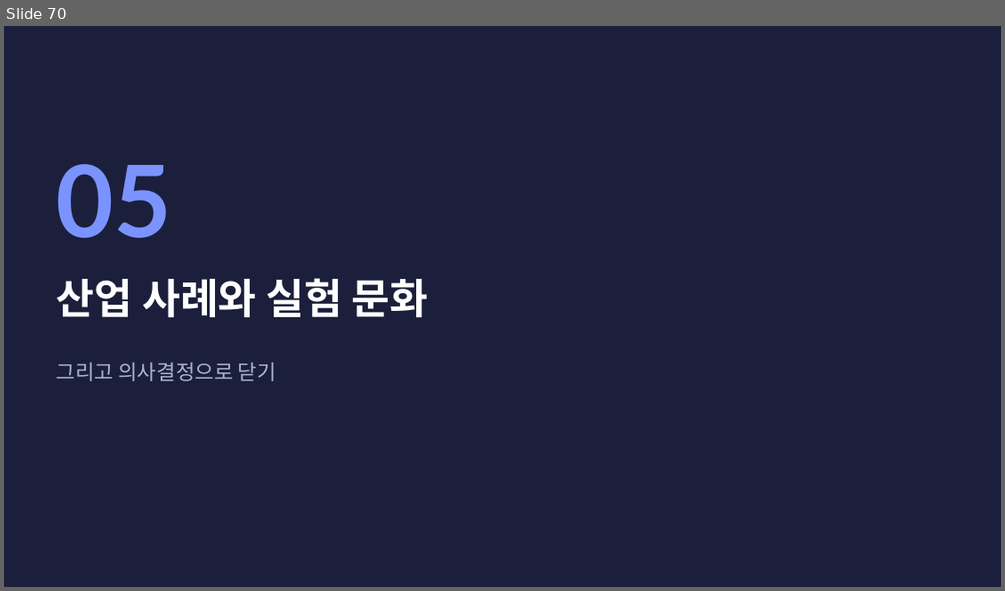
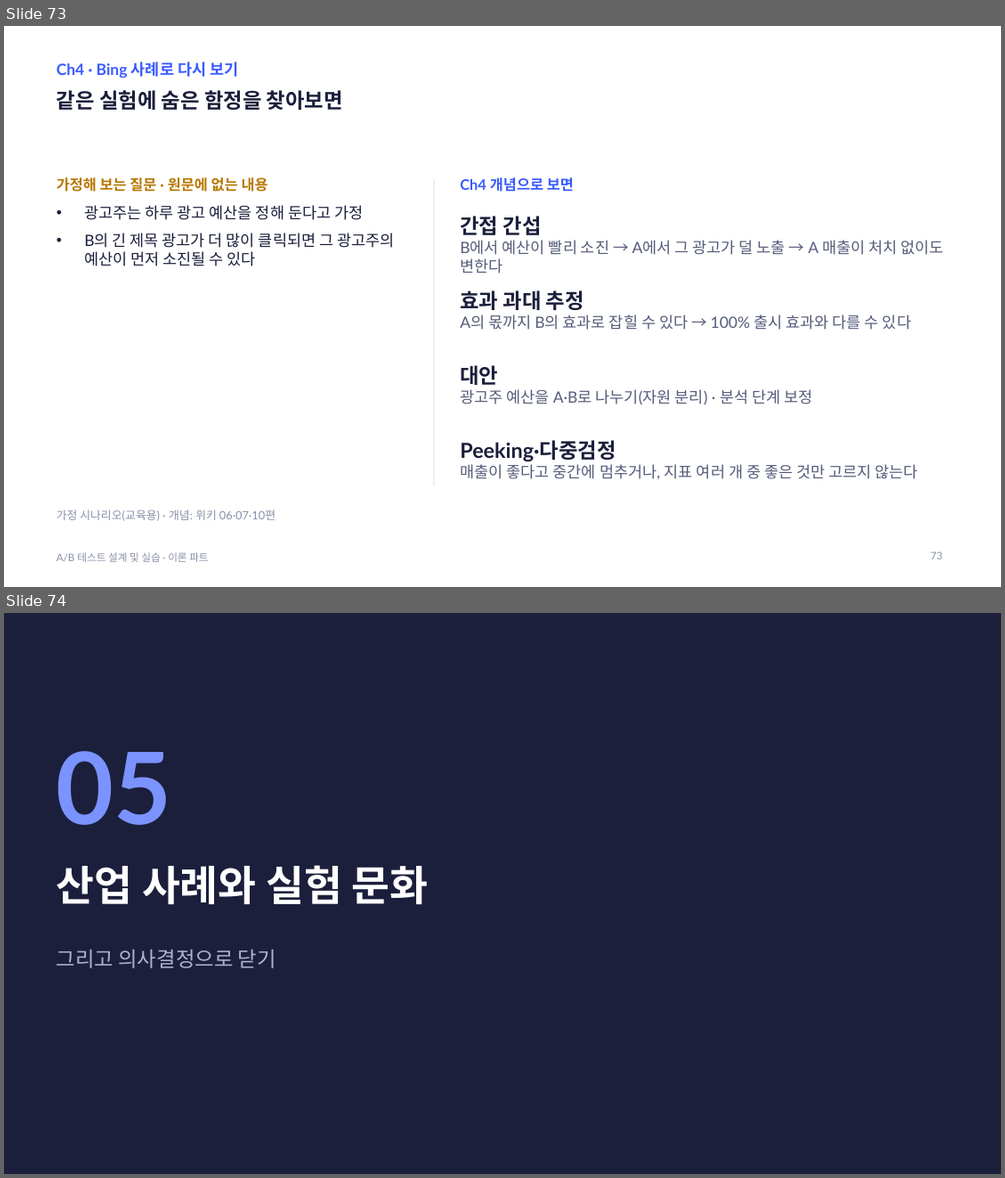
Before and after one commit to kkamret/quickmart-lab-rats, a slide deck: docs/lecture/ab-testing-theory.pptx. Shown one above the other, each under a label of ours: slide 70 before the commit, slides 73 and 74 after it. The pictures are 1005x591 and 1005x1178 pixels, drawn with LibreOffice and Linux fonts; fonts in the diff are those of the drawing. Boxes give left, top, right and bottom in pixels: in the first picture for what was removed or moved away, otherwise in the second. Text is boxed around its words. In the diff, an @@ line names an element or a change of style, - is before the commit and + after.

Commit message:
docs: 챕터별 Bing 사례 마무리 슬라이드 추가
Refs #16

```diff
--- a/docs/lecture/ab-testing-theory.pptx
+++ b/docs/lecture/ab-testing-theory.pptx
@@ slide 73 added at (4, 26, 1001, 587), background #FFFFFF @@
@@ text added at (57, 62, 238, 78), 15 pt, text #3A5BFF, bold @@
+Ch4 · Bing 사례로 다시 보기
@@ title added at (57, 90, 343, 110), 20 pt, text #1B1F3B, bold @@
+같은 실험에 숨은 함정을 찾아보면
@@ text added at (57, 177, 394, 266), 15 pt, text #1B1F3B @@
+가정해 보는 질문 · 원문에 없는 내용
+• 광고주는 하루 광고 예산을 정해 둔다고 가정
+• B의 긴 제목 광고가 더 많이 클릭되면 그 광고주의 예산이 먼저 소진될 수 있다
@@ line added from (434, 179) to (434, 486), #E3E7F1 1 pt @@
@@ text added at (460, 177, 574, 192), 14 pt, text #3A5BFF, bold @@
+Ch4 개념으로 보면
@@ text added at (460, 216, 943, 273), 15 pt, text #555C7A @@
+간접 간섭
+B에서 예산이 빨리 소진 → A에서 그 광고가 덜 노출 → A 매출이 처치 없이도 변한다
@@ text added at (460, 290, 911, 329), 15 pt, text #555C7A @@
+효과 과대 추정
+A의 몫까지 B의 효과로 잡힐 수 있다 → 100% 출시 효과와 다를 수 있다
@@ text added at (460, 365, 812, 404), 15 pt, text #555C7A @@
+대안
+광고주 예산을 A·B로 나누기(자원 분리) · 분석 단계 보정
@@ text added at (460, 440, 918, 479), 15 pt, text #555C7A @@
+Peeking·다중검정
+매출이 좋다고 중간에 멈추거나, 지표 여러 개 중 좋은 것만 고르지 않는다
@@ text added at (57, 509, 275, 521), 11 pt, text #8A90A8 @@
+가정 시나리오(교육용) · 개념: 위키 06·07·10편
@@ text added at (57, 552, 208, 562), 10 pt, text #8A90A8 @@
+A/B 테스트 설계 및 실습 · 이론 파트
@@ page number added at (930, 551, 942, 559), 10 pt, text #8A90A8 @@
+73
@@ what was slide 70 is now slide 74 @@
```
Also in this commit, not shown: 6 slides changed, 4 other slides added, 2 other files.
